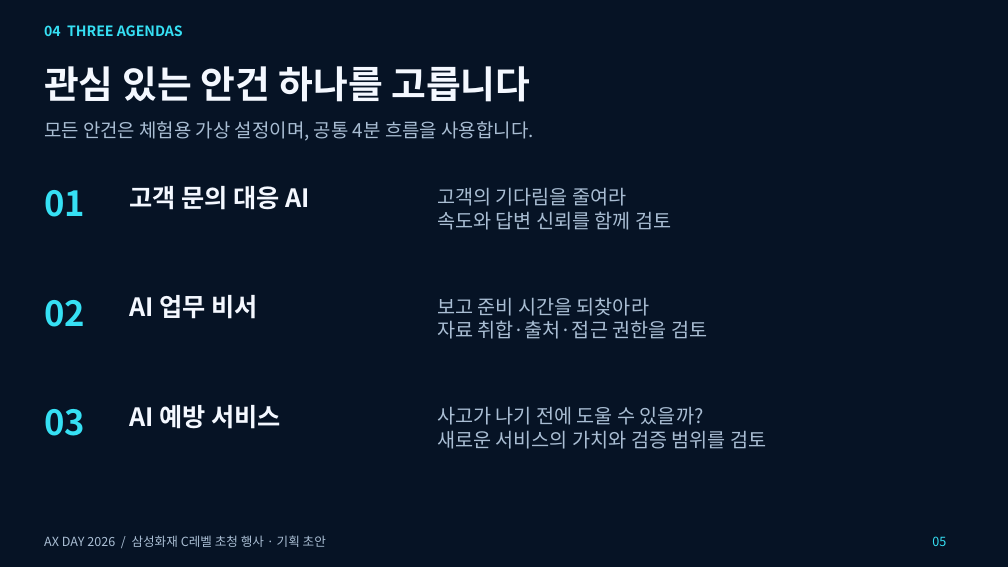
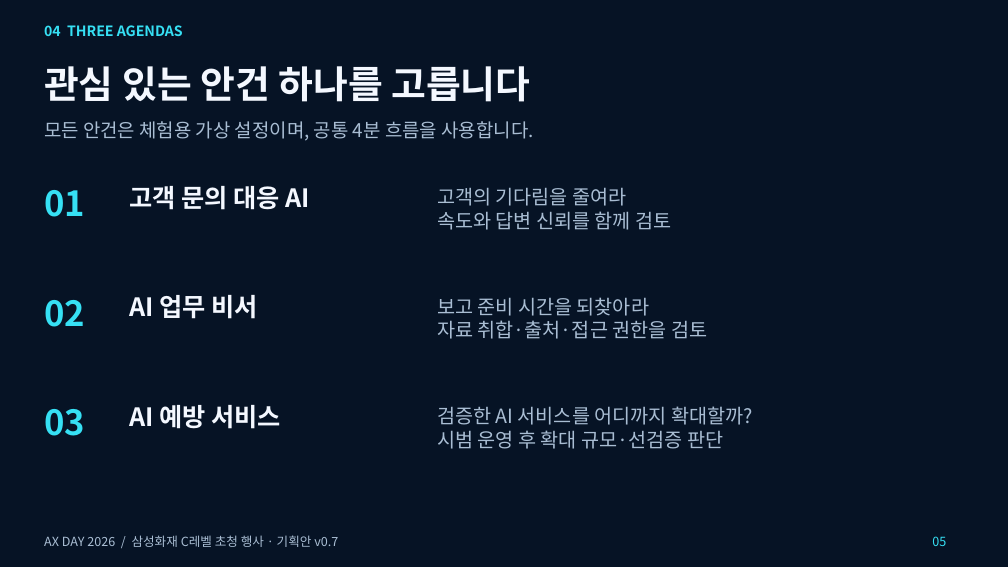
Before and after one commit to hyuny0219/axday_agent, a slide deck: slide 5 of docs/reference/AX_Day_2026_Boardroom_Proposal.pptx. Drawn at 1008x567 pixels with LibreOffice and Linux fonts; fonts in the diff are those of the drawing. Boxes give left, top, right and bottom in pixels: in the first picture for what was removed or moved away, otherwise in the second. Text is boxed around its words. In the diff, an @@ line names an element or a change of style, - is before the commit and + after.

```diff
--- a/docs/reference/AX_Day_2026_Boardroom_Proposal.pptx
+++ b/docs/reference/AX_Day_2026_Boardroom_Proposal.pptx
@@ text at box(437, 406, 753, 449): text changed @@
-사고가 나기 전에 도울 수 있을까?
-새로운 서비스의 가치와 검증 범위를 검토
+검증한 AI 서비스를 어디까지 확대할까?
+시범 운영 후 확대 규모·선검증 판단
@@ text at box(44, 535, 338, 547): text changed @@
-AX DAY 2026 / 삼성화재 C레벨 초청 행사 · 기획 초안
+AX DAY 2026 / 삼성화재 C레벨 초청 행사 · 기획안 v0.7
```
Also in this commit, not shown: 15 other slides changed, 2 slides added, 13 other files.
